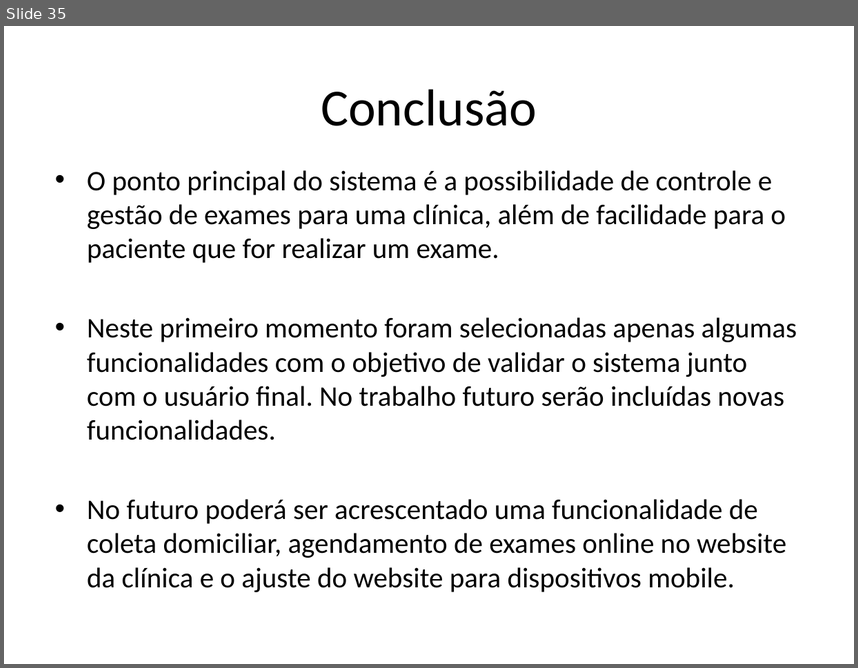
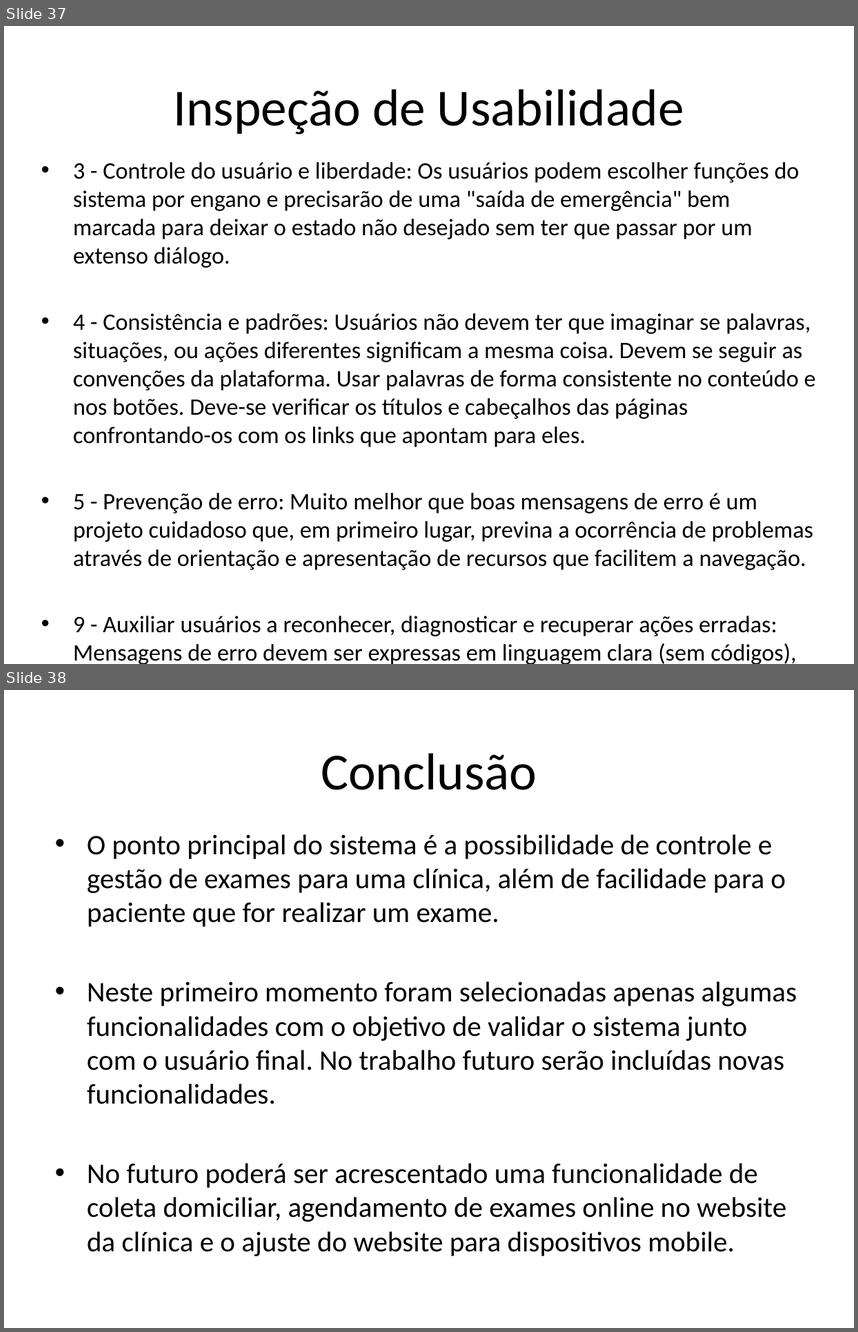
Before and after one commit to kokmz/TCCHUE, a slide deck: documentacao/G4_Apresentacao2sem2014_Final.pptx. Shown one above the other, each under a label of ours: slide 35 before the commit, slides 37 and 38 after it. The pictures are 858x668 and 858x1332 pixels, drawn with LibreOffice and Linux fonts; fonts in the diff are those of the drawing; background and template pictures are left out. Boxes give left, top, right and bottom in pixels: in the first picture for what was removed or moved away, otherwise in the second. Text is boxed around its words. In the diff, an @@ line names an element or a change of style, - is before the commit and + after.

Commit message:
Correção da apresentação: guidelines e Inspeção de Usabilidade

```diff
--- a/documentacao/G4_Apresentacao2sem2014_Final.pptx
+++ b/documentacao/G4_Apresentacao2sem2014_Final.pptx
@@ slide 37 added at box(4, 26, 854, 664), background picture (left out) @@
@@ title added at box(173, 89, 684, 134), 44 pt, text #000000 @@
+Inspeção de Usabilidade
@@ text added at box(73, 162, 816, 664), 20 pt, text #000000 @@
+• 3 - Controle do usuário e liberdade: Os usuários podem escolher funções do sistema por engano e precisarão de uma "saída de emergência" bem marcada para deixar o estado não desejado sem ter que passar por um extenso diálogo.
+• 4 - Consistência e padrões: Usuários não devem ter que imaginar se palavras, situações, ou ações diferentes significam a mesma coisa. Devem se seguir as convenções da plataforma. Usar palavras de forma consistente no conteúdo e nos botões. Deve-se verificar os títulos e cabeçalhos das páginas confrontando-os com os links que apontam para eles.
+• 5 - Prevenção de erro: Muito melhor que boas mensagens de erro é um projeto cuidadoso que, em primeiro lugar, previna a ocorrência de problemas através de orientação e apresentação de recursos que facilitem a navegação.
+• 9 - Auxiliar usuários a reconhecer, diagnosticar e recuperar ações erradas: Mensagens de erro devem ser expressas em linguagem clara (sem códigos), indicar precisamente o problema, e sugerir construtivamente uma solução.
@@ what was slide 35 is now slide 38 @@
```
Also in this commit, not shown: 1 slide changed, 4 other slides added, 2 slides removed.
